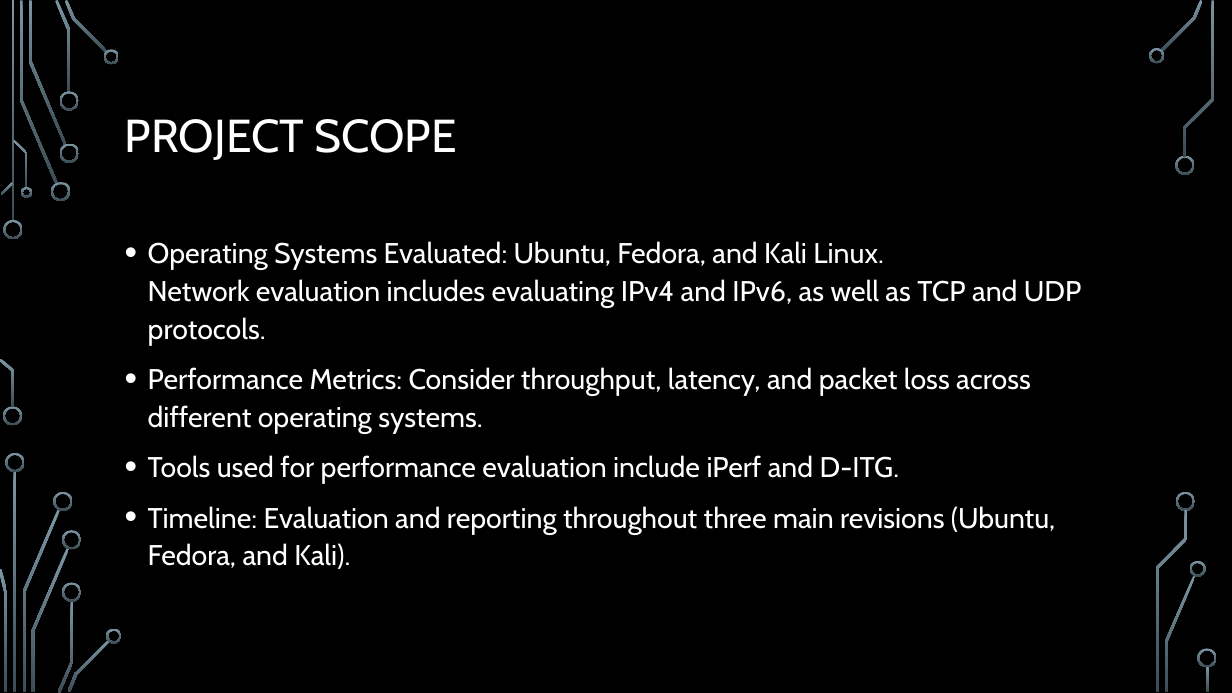
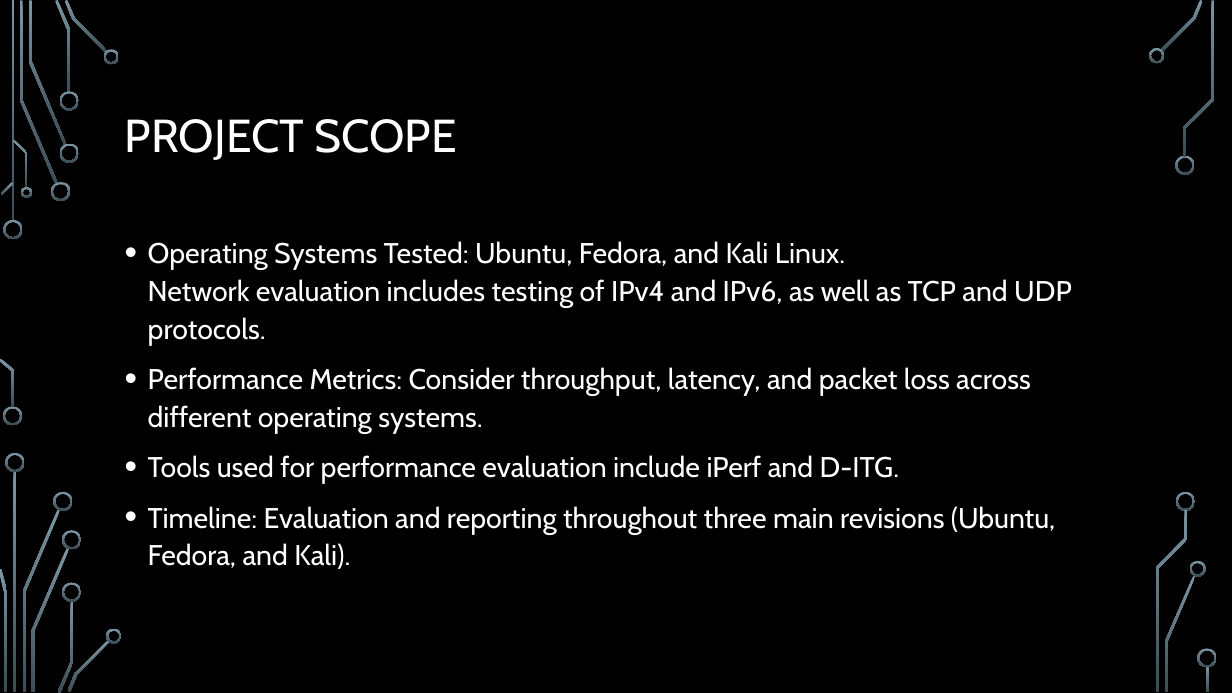
Before and after one commit to Linux-Network-Performance-Evaluation/Portfolio, a slide deck: slide 5 of 02-Planning-and-Control/Proposal/Proposal-Presentation/Version-History/First Draft Powerpoint.pptx. Drawn at 1232x693 pixels with LibreOffice and Linux fonts; fonts in the diff are those of the drawing; background and template pictures are left out. Boxes give left, top, right and bottom in pixels: in the first picture for what was removed or moved away, otherwise in the second. Text is boxed around its words. In the diff, an @@ line names an element or a change of style, - is before the commit and + after.

```diff
--- a/02-Planning-and-Control/Proposal/Proposal-Presentation/Version-History/First Draft Powerpoint.pptx
+++ b/02-Planning-and-Control/Proposal/Proposal-Presentation/Version-History/First Draft Powerpoint.pptx
@@ text at (148, 241, 1072, 346): text changed @@
-• Operating Systems Evaluated: Ubuntu, Fedora, and Kali Linux.
-  Network evaluation includes evaluating IPv4 and IPv6, as well as TCP and UDP protocols.
+• Operating Systems Tested: Ubuntu, Fedora, and Kali Linux.
+  Network evaluation includes testing of IPv4 and IPv6, as well as TCP and UDP protocols.
```
Also in this commit, not shown: 4 other slides changed, 5 slides added, 11 slides removed, 8 other files.
